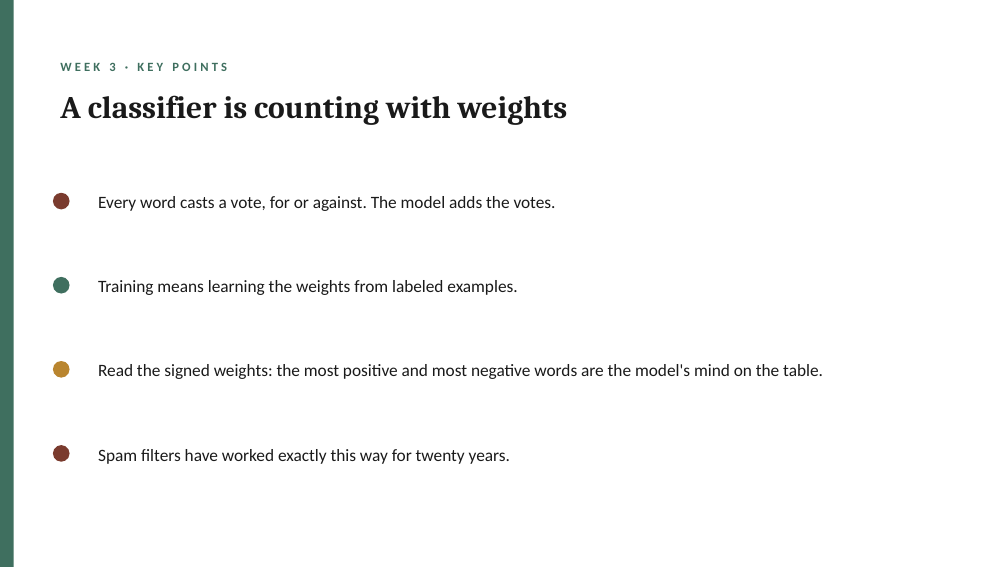
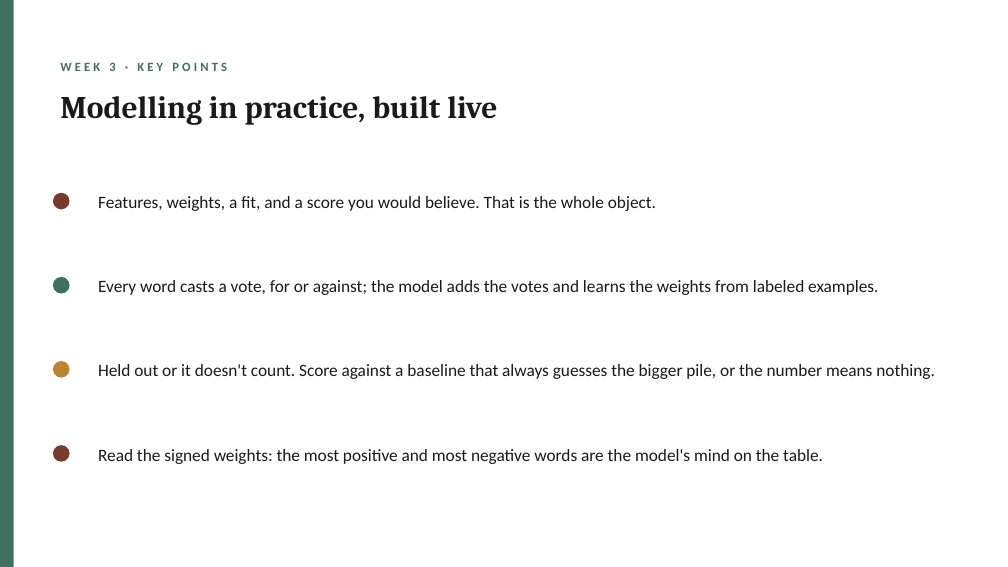
Before and after one commit to lucianli123/culture-as-data-2026, a slide deck: slide 5 of slides/pptx/week-03.pptx. Drawn at 1008x567 pixels with LibreOffice and Linux fonts; fonts in the diff are those of the drawing. Boxes give left, top, right and bottom in pixels: in the first picture for what was removed or moved away, otherwise in the second. Text is boxed around its words. In the diff, an @@ line names an element or a change of style, - is before the commit and + after.

```diff
--- a/slides/pptx/week-03.pptx
+++ b/slides/pptx/week-03.pptx
@@ text at [60, 96, 497, 125]: text changed @@
-A classifier is counting with weights
+Modelling in practice, built live
@@ text at [98, 196, 656, 211]: text changed @@
-Every word casts a vote, for or against. The model adds the votes.
+Features, weights, a fit, and a score you would believe. That is the whole object.
@@ text at [98, 280, 878, 295]: text changed @@
-Training means learning the weights from labeled examples.
+Every word casts a vote, for or against; the model adds the votes and learns the weights from labeled examples.
@@ text added at [98, 364, 935, 379], 16.5 pt, text #1A1A1A @@
+Held out or it doesn't count. Score against a baseline that always guesses the bigger pile, or the number means nothing.
@@ text "Read the signed weights: the ...": place and size @@
-text "Read the signed weights: the ..." at [98, 364, 823, 379]
+text "Read the signed weights: the ..." at [98, 449, 823, 464]
@@ text removed at [98, 449, 510, 464] @@
-Spam filters have worked exactly this way for twenty years.
```
Also in this commit, not shown: 8 other slides changed, 2 slides added, 1 slide removed, 14 other files.
